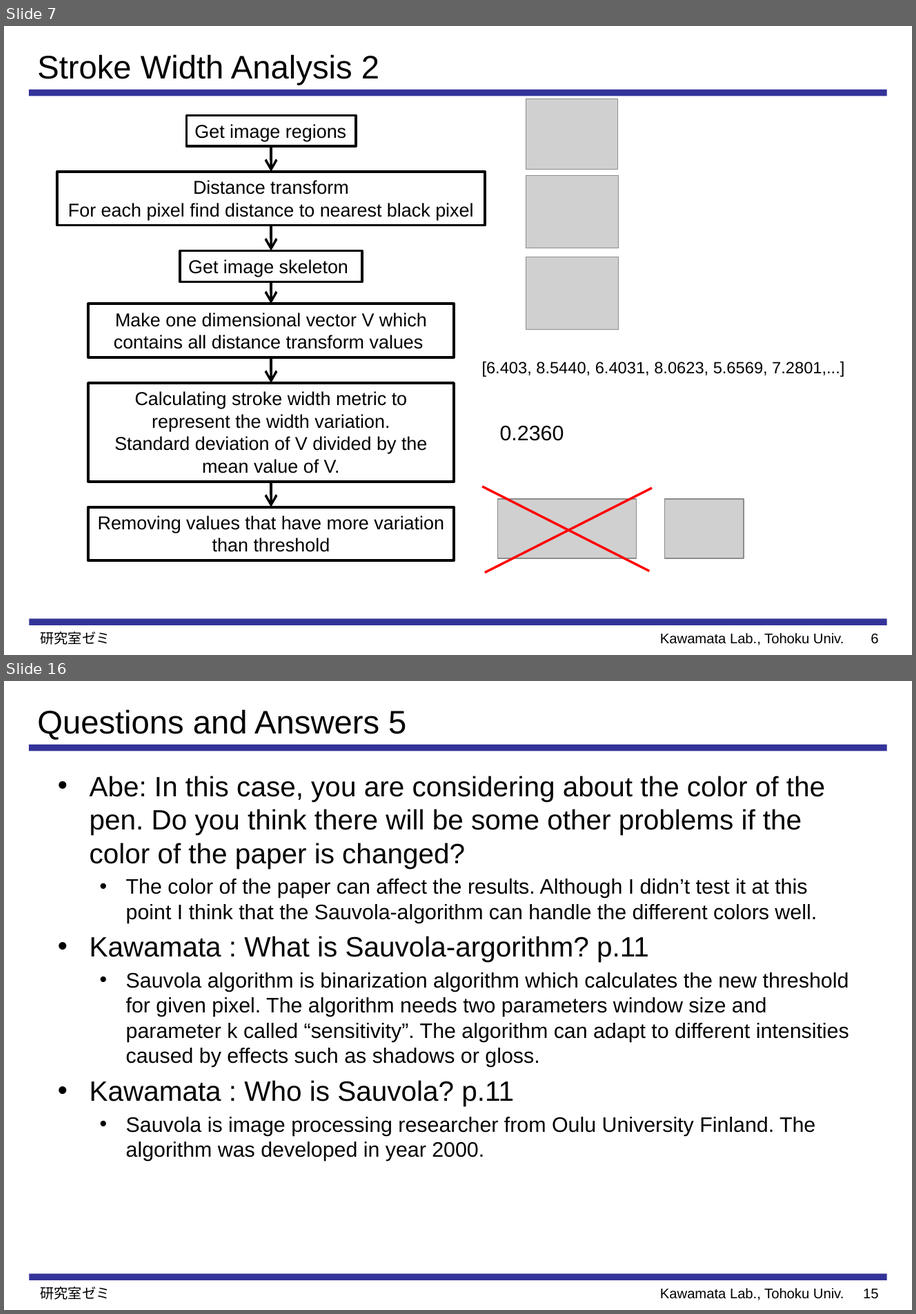
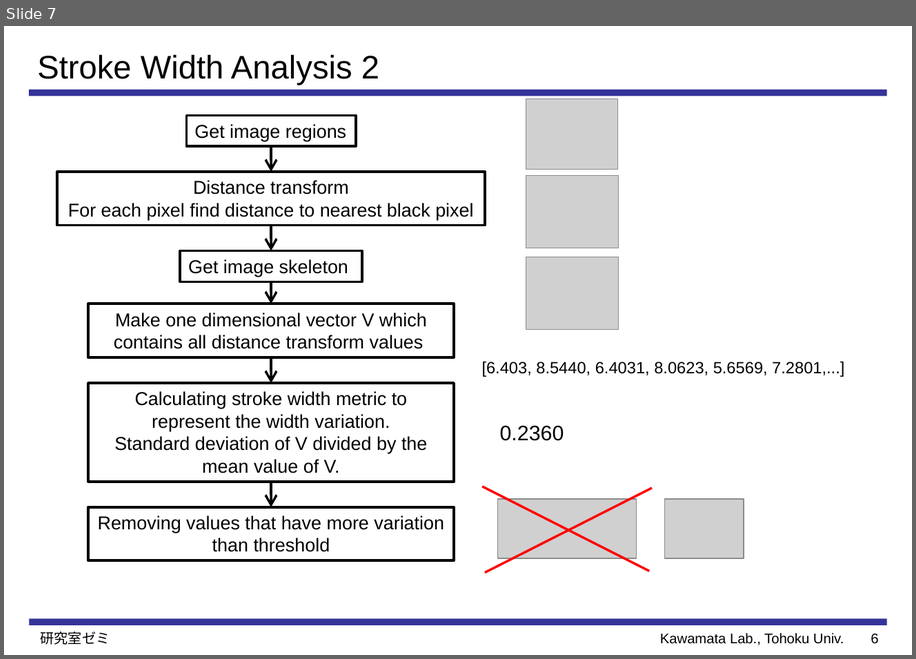
Before and after one commit to Perttu-/Handwriting-recognition, a slide deck: reports & presentations/seminar2/February_Seminar.pptx. Shown one above the other, each under a label of ours: slides 7 and 16 before the commit, slide 7 after it; the slides between them are not shown. The pictures are 916x1314 and 916x659 pixels, drawn with LibreOffice and Linux fonts; fonts in the diff are those of the drawing; grey boxes stand for pictures. Boxes give left, top, right and bottom in pixels: in the first picture for what was removed or moved away, otherwise in the second. Text is boxed around its words. In the diff, an @@ line names an element or a change of style, - is before the commit and + after.

Commit message:
more presentation,tests and results

```diff
--- a/reports & presentations/seminar2/February_Seminar.pptx
+++ b/reports & presentations/seminar2/February_Seminar.pptx
@@ slide 16 removed at (4,681,912,1310), background #FFFFFF; not listed: 3 template elements that a slide beside it also shows @@
@@ title removed at (37,709,406,740) @@
-Questions and Answers 5
@@ text removed at (90,776,849,1161) @@
-• Abe: In this case, you are considering about the color of the pen. Do you think there will be some other problems if the color of the paper is changed?
-  • The color of the paper can affect the results. Although I didn’t test it at this point I think that the Sauvola-algorithm can handle the different colors well.
-• Kawamata : What is Sauvola-argorithm? p.11
-  • Sauvola algorithm is binarization algorithm which calculates the new threshold for given pixel. The algorithm needs two parameters window size and parameter k called “sensitivity”. The algorithm can adapt to different intensities caused by effects such as shadows or gloss.
-• Kawamata : Who is Sauvola? p.11
-  • Sauvola is image processing researcher from Oulu University Finland. The algorithm was developed in year 2000.
@@ text removed at (40,1286,110,1299) @@
-研究室ゼミ
@@ page number removed at (863,1288,878,1299) @@
-15
```
Also in this commit, not shown: 6 slides changed, 7 slides added, 4 other slides removed, 48 other files.
